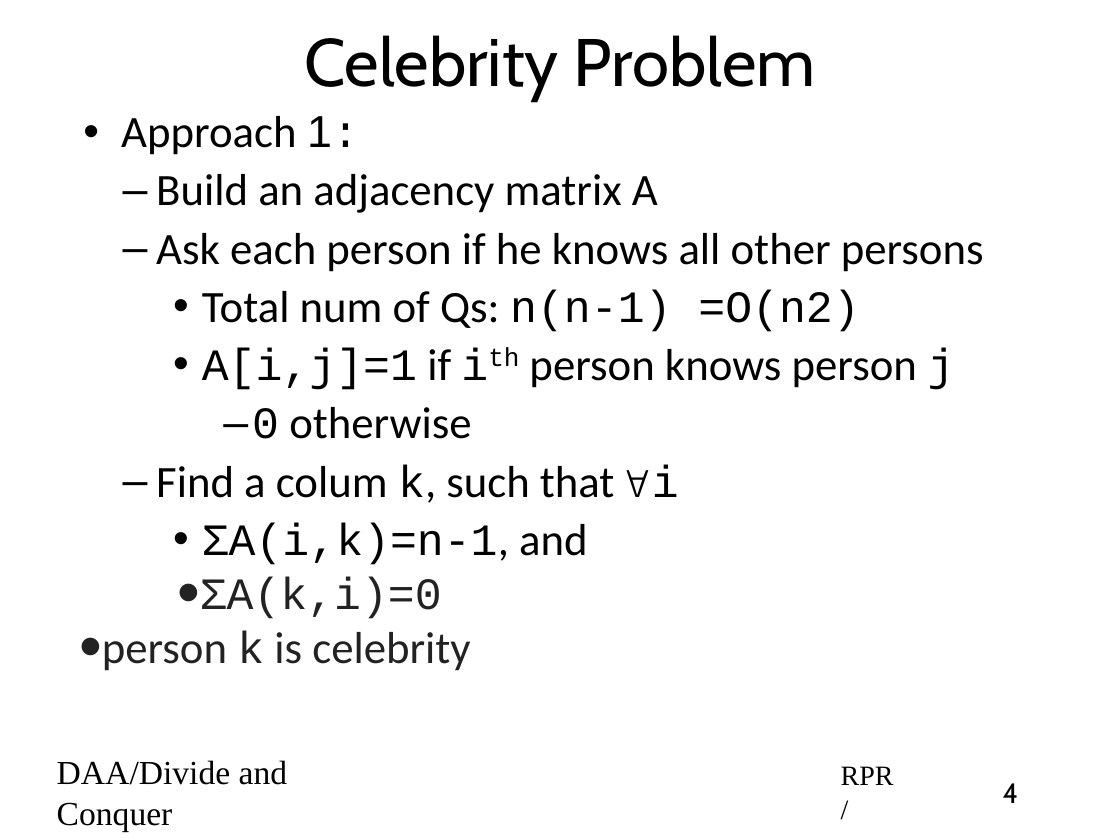
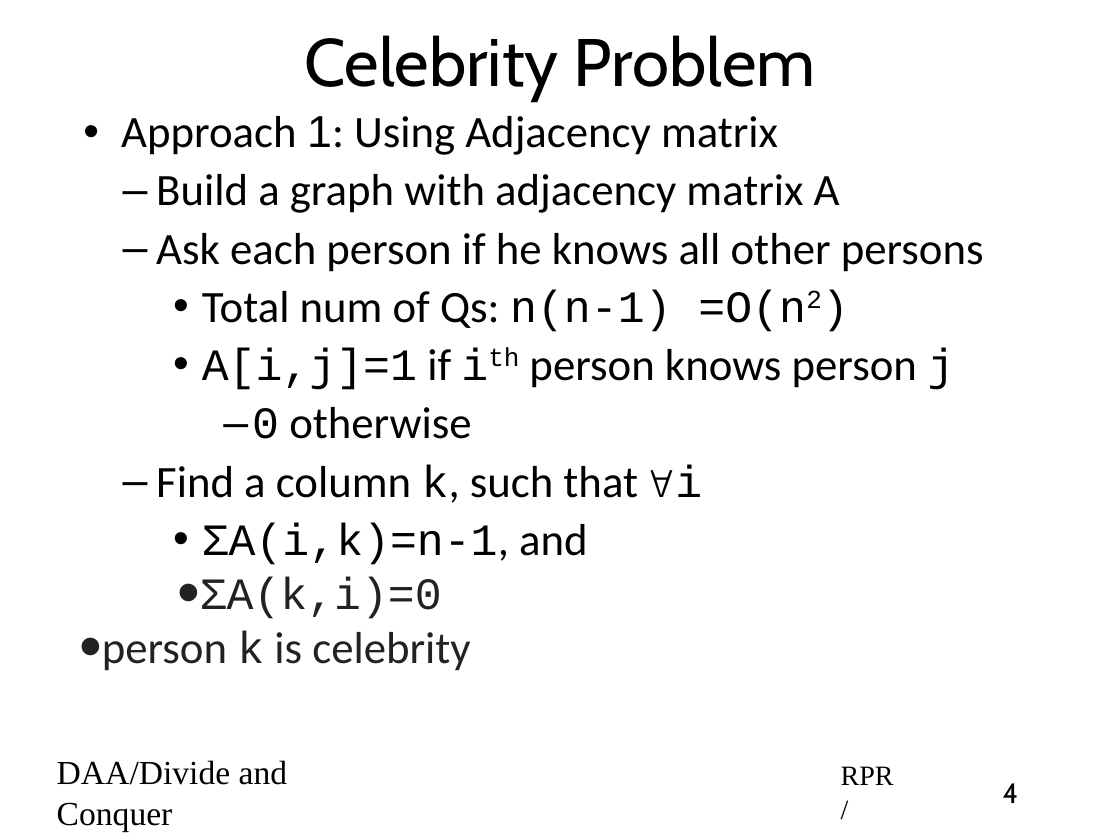
Before and after one commit to rprustagi/2019-17CS43-DAA, a slide deck: slide 4 of Slides-RPR/2019-H1-DAA-L18-Applns-D_n_C.pptx. Drawn at 1120x840 pixels with LibreOffice and Linux fonts; fonts in the diff are those of the drawing. Boxes give left, top, right and bottom in pixels: in the first picture for what was removed or moved away, otherwise in the second. Text is boxed around its words. In the diff, an @@ line names an element or a change of style, - is before the commit and + after.

```diff
--- a/Slides-RPR/2019-H1-DAA-L18-Applns-D_n_C.pptx
+++ b/Slides-RPR/2019-H1-DAA-L18-Applns-D_n_C.pptx
@@ text at [121, 116, 840, 213]: text changed @@
-• Approach 1:
-  – Build an adjacency matrix A
+• Approach 1: Using Adjacency matrix
+  – Build a graph with adjacency matrix A
@@ text at [202, 290, 806, 332]: now superscript in "=O(n2)" @@
@@ text at [156, 465, 702, 503]: text changed @@
-  – Find a colum k, such that ∀i
+  – Find a column k, such that ∀i
```
Also in this commit, not shown: 4 other slides changed, 11 other files.
